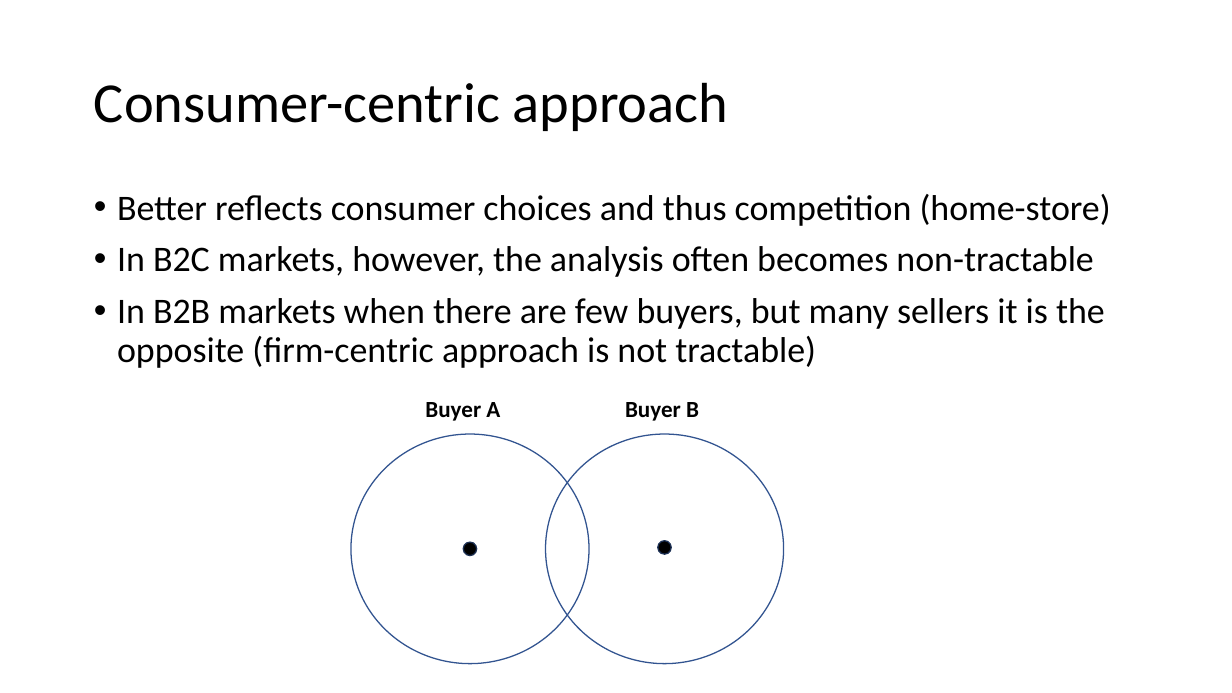
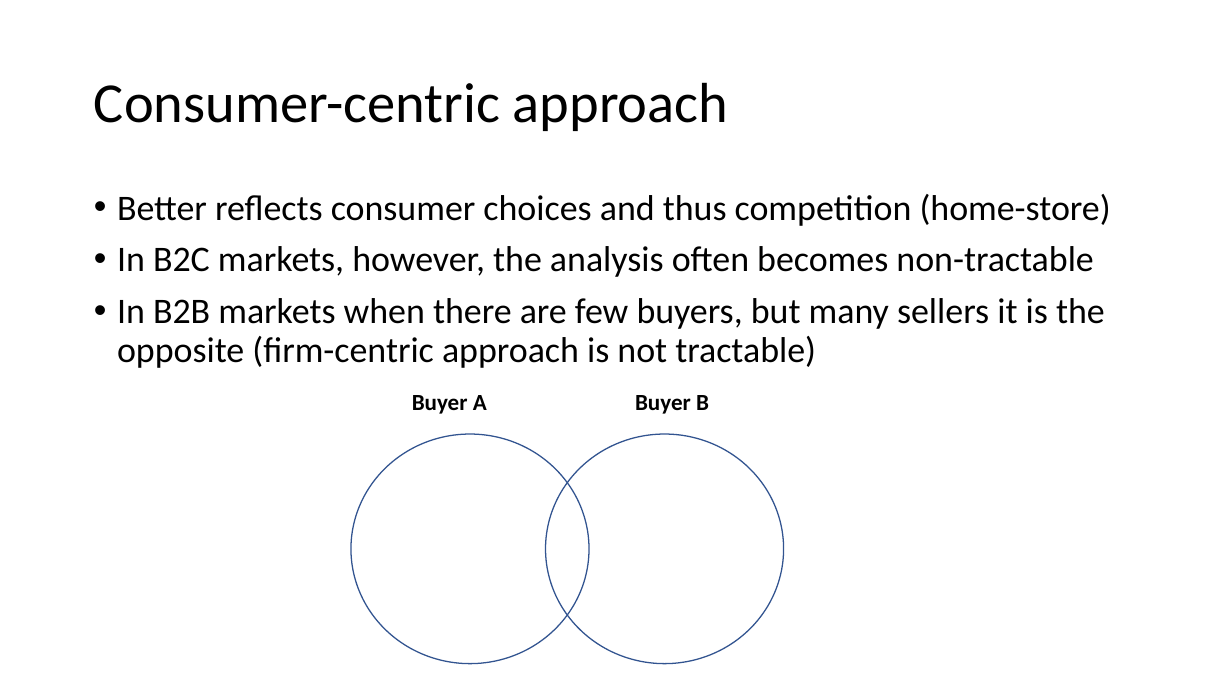
Before and after one commit to moritz-schwarz/website, a slide deck: slide 14 of resources/slides.pptx. Drawn at 1232x693 pixels with LibreOffice and Linux fonts; fonts in the diff are those of the drawing. Boxes give left, top, right and bottom in pixels: in the first picture for what was removed or moved away, otherwise in the second. Text is boxed around its words. In the diff, an @@ line names an element or a change of style, - is before the commit and + after.

```diff
--- a/resources/slides.pptx
+++ b/resources/slides.pptx
@@ text "Buyer A": place and size @@
-text "Buyer A" at [425, 402, 500, 421]
+text "Buyer A" at [412, 395, 487, 414]
@@ text "Buyer B": place and size @@
-text "Buyer B" at [625, 402, 699, 421]
+text "Buyer B" at [635, 395, 709, 414]
@@ ellipse removed at [463, 543, 477, 556] @@
@@ ellipse removed at [658, 541, 672, 555] @@
```
Also in this commit, not shown: 14 other slides changed, 7 slides removed, 1 other file.
